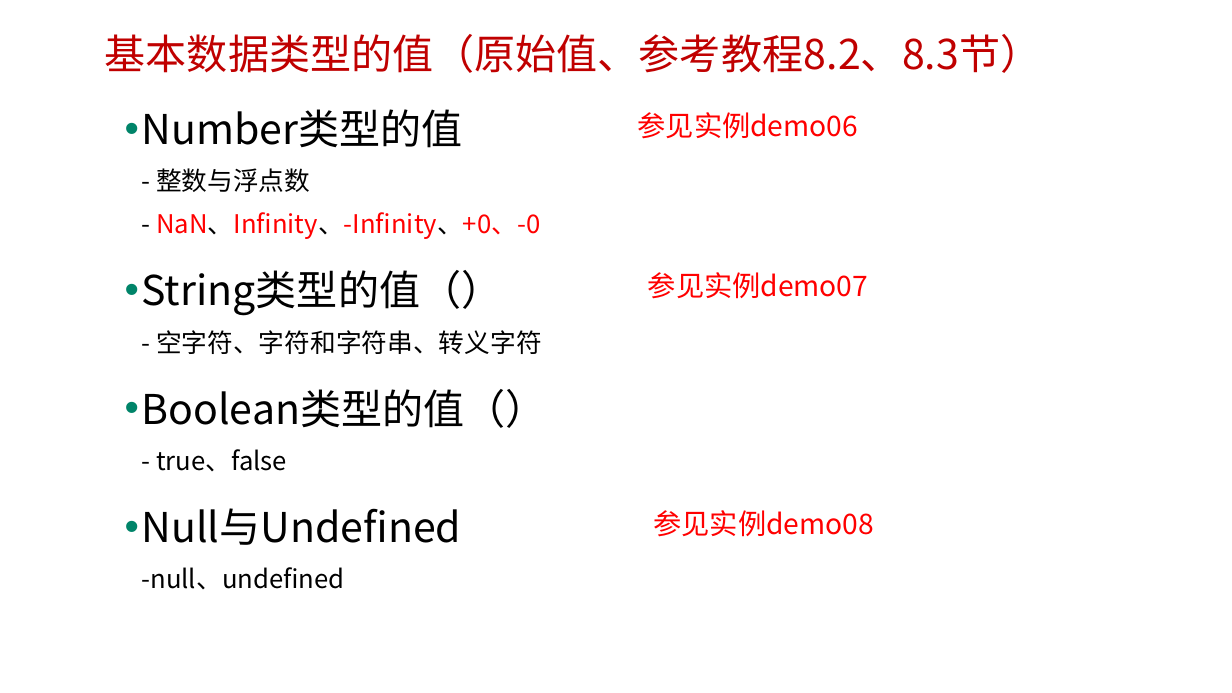
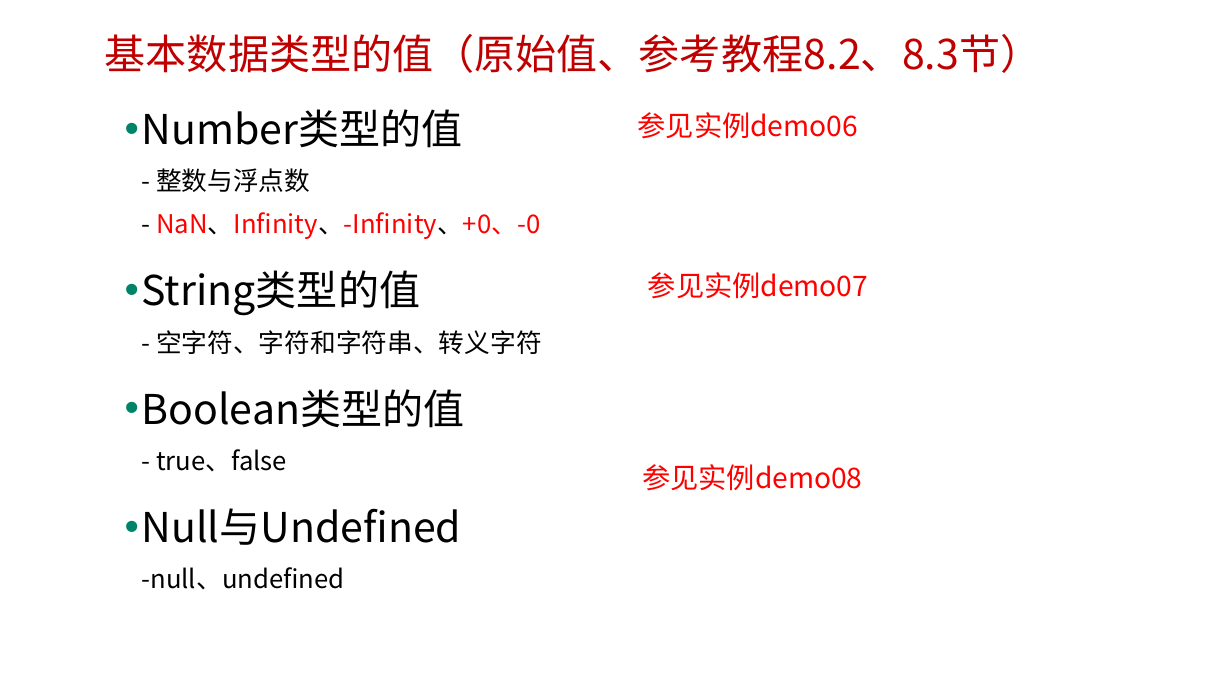
Before and after one commit to edu2act/course-javascript-advanced, a slide deck: slide 8 of 课程PPT/02.JavaScript数据类型、值与变量.pptx. Drawn at 1232x693 pixels with LibreOffice and Linux fonts; fonts in the diff are those of the drawing; background and template pictures are left out. Boxes give left, top, right and bottom in pixels: in the first picture for what was removed or moved away, otherwise in the second. Text is boxed around its words. In the diff, an @@ line names an element or a change of style, - is before the commit and + after.

```diff
--- a/课程PPT/02.JavaScript数据类型、值与变量.pptx
+++ b/课程PPT/02.JavaScript数据类型、值与变量.pptx
@@ text at [141,270,542,471]: text changed @@
-• String类型的值（）
-  - 空字符、字符和字符串、转义字符
-• Boolean类型的值（）
-  - true、false
+• String类型的值
+  - 空字符、字符和字符串、转义字符
+• Boolean类型的值
+  - true、false
@@ text "参见实例demo08": place and size @@
-text "参见实例demo08" at [654,510,874,537]
+text "参见实例demo08" at [642,464,862,491]
```
Also in this commit, not shown: 3 other slides changed, 2 other files.
